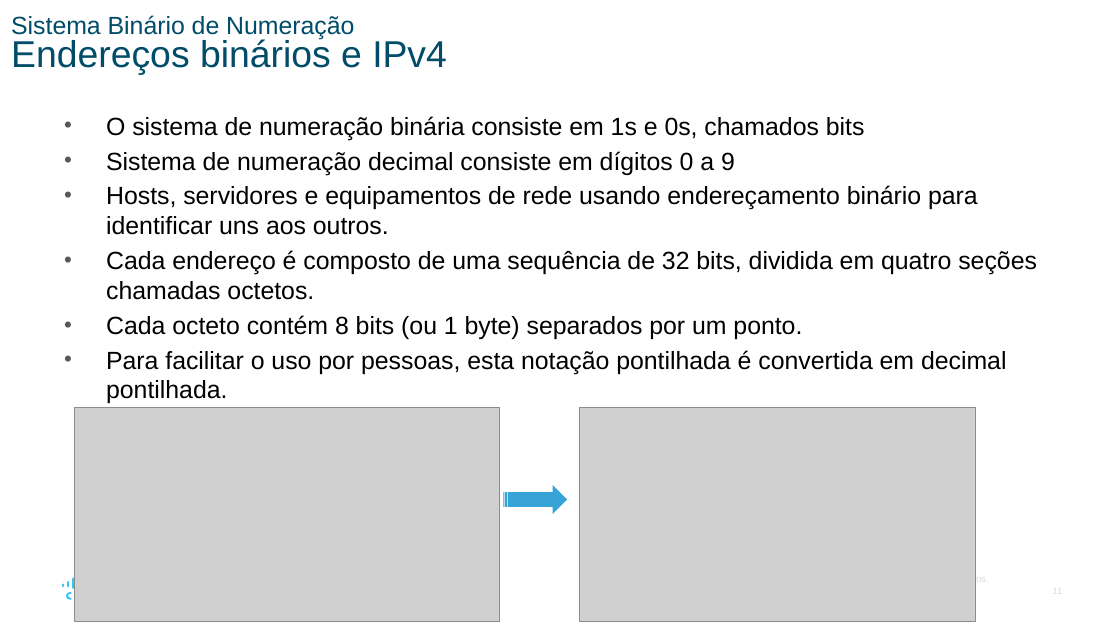
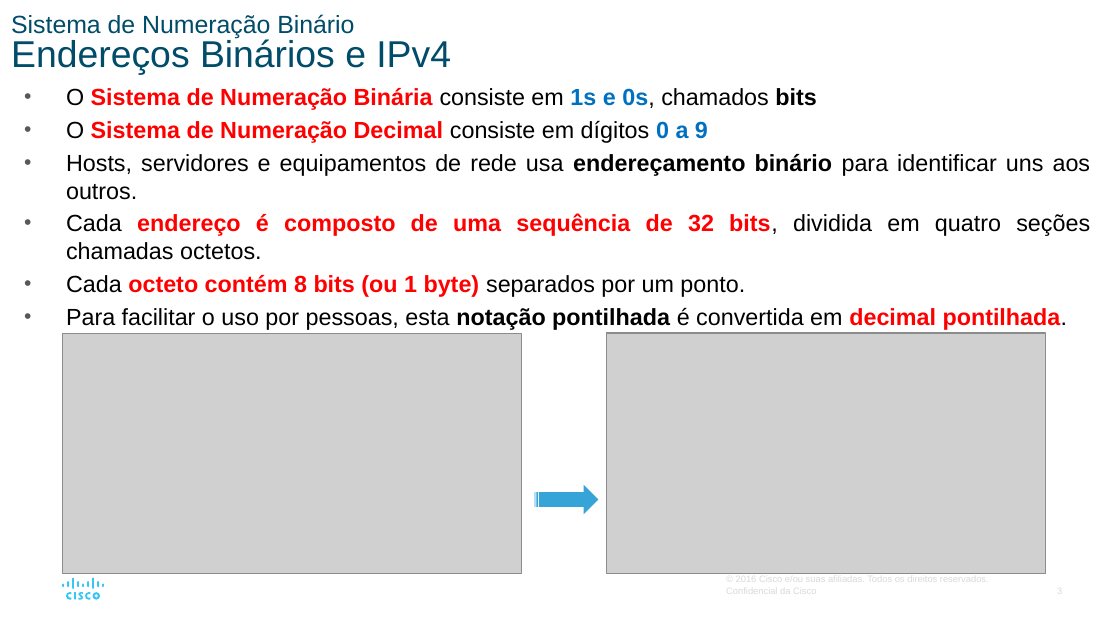
Before and after one commit to vaamonde/netacad, a slide deck: slide 3 of 02-CCNA-200-301-v7/01-CCNA-IntroducaoAsRedes-v7.02/01-Modulo01-PPTS/Modulo05-SistemaNumerico.pptx (slide 11 before the commit). Drawn at 1120x630 pixels with LibreOffice and Linux fonts; fonts in the diff are those of the drawing; grey boxes stand for pictures. Boxes give left, top, right and bottom in pixels: in the first picture for what was removed or moved away, otherwise in the second. Text is boxed around its words. In the diff, an @@ line names an element or a change of style, - is before the commit and + after.

```diff
--- a/02-CCNA-200-301-v7/01-CCNA-IntroducaoAsRedes-v7.02/01-Modulo01-PPTS/Modulo05-SistemaNumerico.pptx
+++ b/02-CCNA-200-301-v7/01-CCNA-IntroducaoAsRedes-v7.02/01-Modulo01-PPTS/Modulo05-SistemaNumerico.pptx
@@ title at (x1=11, y1=14, x2=451, y2=75): text changed @@
-Sistema Binário de Numeração
-Endereços binários e IPv4
+Sistema de Numeração Binário
+Endereços Binários e IPv4
@@ text "O Sistema de Numeração Binária ..." moved from (x1=106, y1=116, x2=1037, y2=403) to (x1=66, y1=88, x2=1091, y2=330) @@
@@ text at (x1=66, y1=88, x2=1091, y2=200): text changed; size 16 to 15 pt @@
-• O sistema de numeração binária consiste em 1s e 0s, chamados bits
-• Sistema de numeração decimal consiste em dígitos 0 a 9
-• Hosts, servidores e equipamentos de rede usando endereçamento binário para identificar uns aos outros.
+• O Sistema de Numeração Binária consiste em 1s e 0s, chamados bits
+• O Sistema de Numeração Decimal consiste em dígitos 0 a 9
+• Hosts, servidores e equipamentos de rede usa endereçamento binário para identificar uns aos outros.
@@ text at (x1=66, y1=213, x2=1090, y2=330): size 16 to 15 pt in "Cada endereço é composto de uma sequência ...", "Cada octeto contém 8 bits (ou 1 ...", "Para facilitar o uso por pessoas, esta ..."; text colour #000000 to #FF0000 in "endereço é composto de uma sequência de ...", "octeto contém 8 bits (ou 1 byte)", "decimal pontilhada."; bold on in "endereço é composto de uma sequência de ...", "octeto contém 8 bits (ou 1 byte)", "notação pontilhada decimal pontilhada."; alignment left to justified @@
@@ picture resized from (x1=74, y1=408, x2=500, y2=622) to (x1=63, y1=334, x2=522, y2=575) @@
@@ picture added at (x1=607, y1=333, x2=1046, y2=573) @@
@@ picture removed at (x1=580, y1=408, x2=976, y2=622) @@
@@ striped right arrow moved from (x1=503, y1=485, x2=567, y2=514) to (x1=534, y1=485, x2=598, y2=514) @@
@@ group added at (x1=77, y1=578, x2=104, y2=600): 9 freeform shapes @@
```
Also in this commit, not shown: 7 other slides changed, 13 slides removed, 2 other files.
